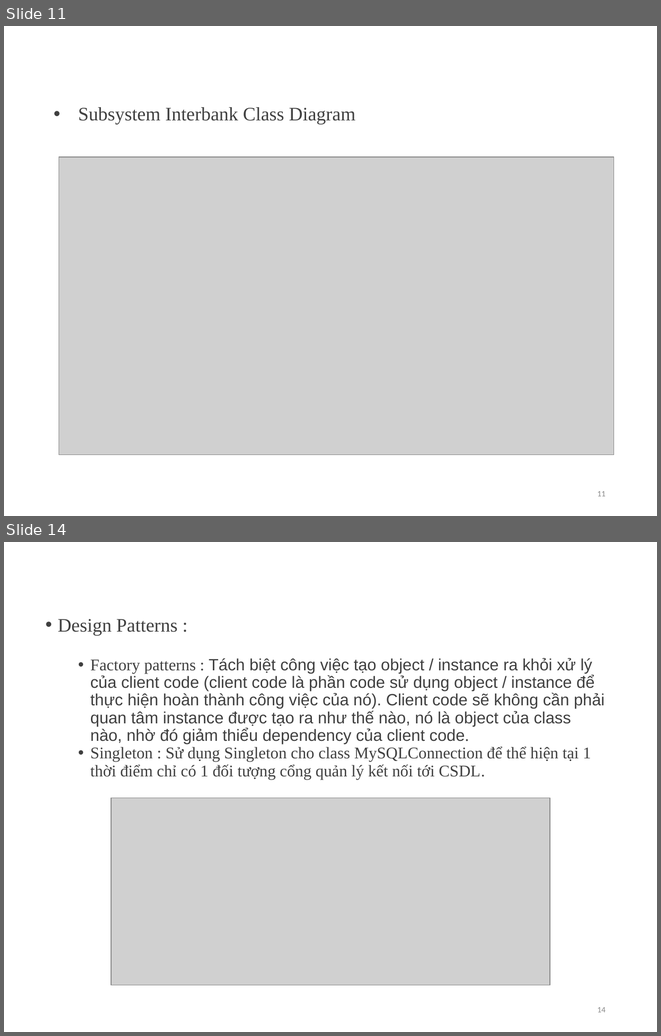
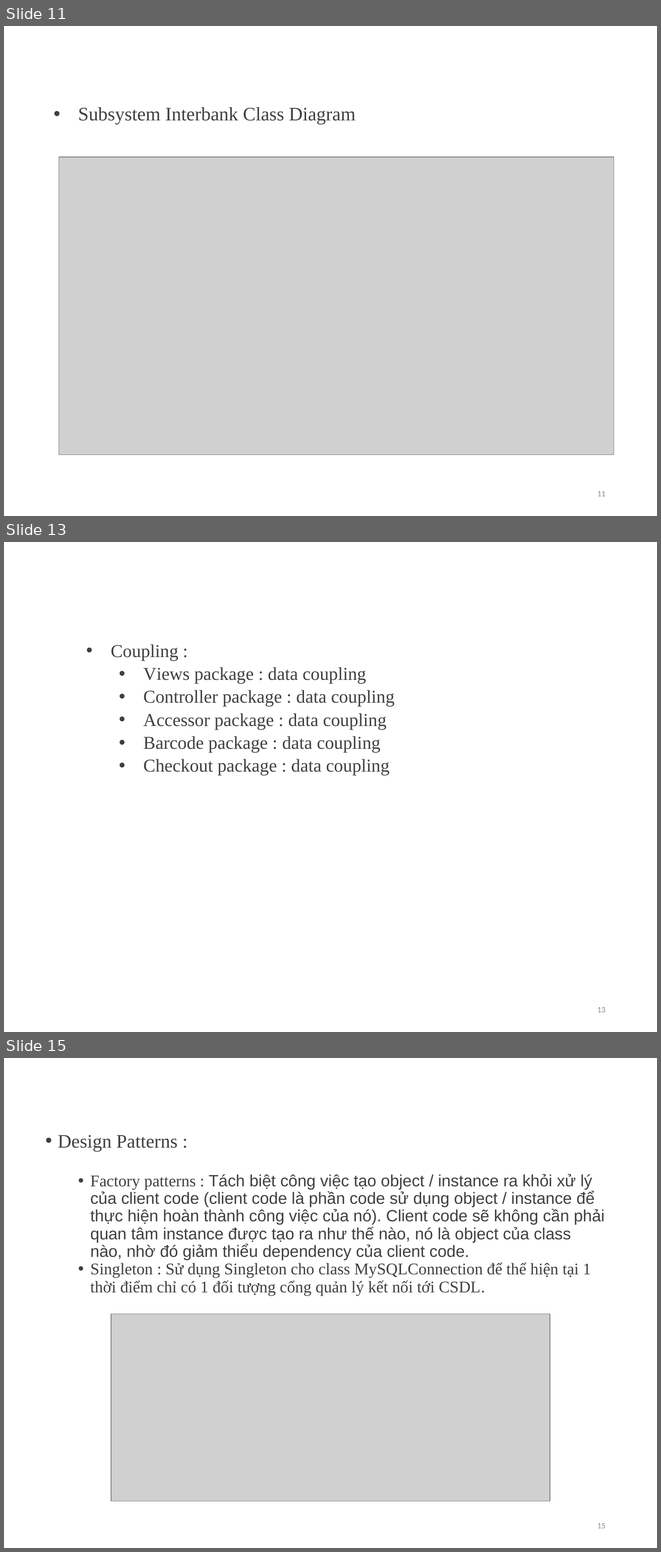
Before and after one commit to ltkvyvp/TKXDPM.KSTN.20211-08, a slide deck: FinalProject/Design/slide.pptx. Shown one above the other, each under a label of ours: slides 11 and 14 before the commit, slides 11, 13 and 15 after it; the slides between them are not shown. The pictures are 661x1036 and 661x1552 pixels, drawn with LibreOffice and Linux fonts; fonts in the diff are those of the drawing; grey boxes stand for pictures; background and template pictures are left out. Boxes give left, top, right and bottom in pixels: in the first picture for what was removed or moved away, otherwise in the second. Text is boxed around its words. In the diff, an @@ line names an element or a change of style, - is before the commit and + after.

```diff
--- a/FinalProject/Design/slide.pptx
+++ b/FinalProject/Design/slide.pptx
@@ slide 13 added at [4,542,657,1032], background picture (left out) @@
@@ text added at [111,644,395,775], 20 pt, text #3F3F3F @@
+  • Coupling :
+    • Views package : data coupling
+    • Controller package : data coupling
+    • Accessor package : data coupling
+    • Barcode package : data coupling
+    • Checkout package : data coupling
@@ page number added at [597,1007,606,1012], 9 pt, text #888888 @@
+13
@@ what was slide 14 is now slide 15 @@
@@ page number at [597,1523,606,1528]: text changed @@
-14
+15
```
Also in this commit, not shown: 3 slides changed, 5 other files.
